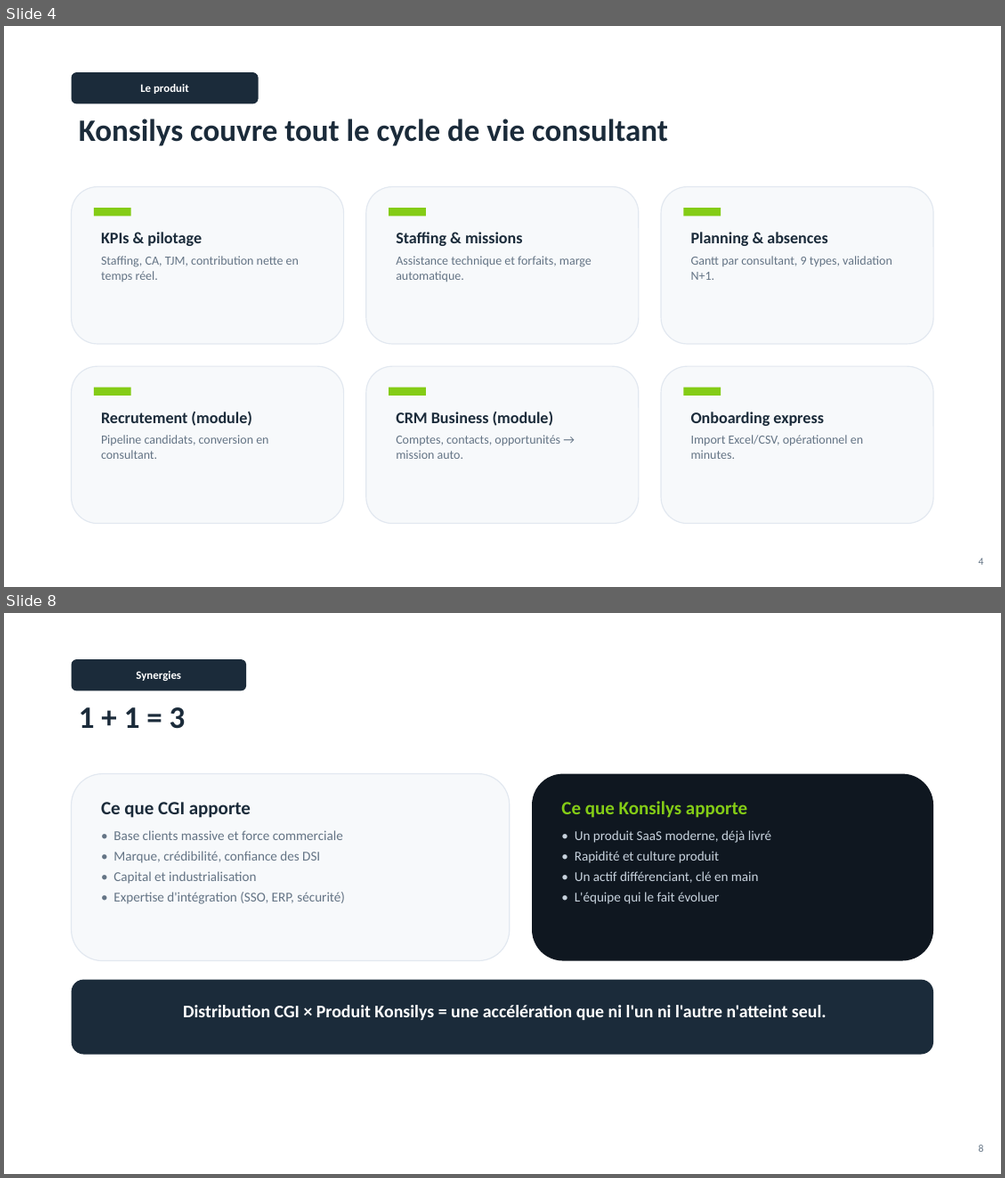
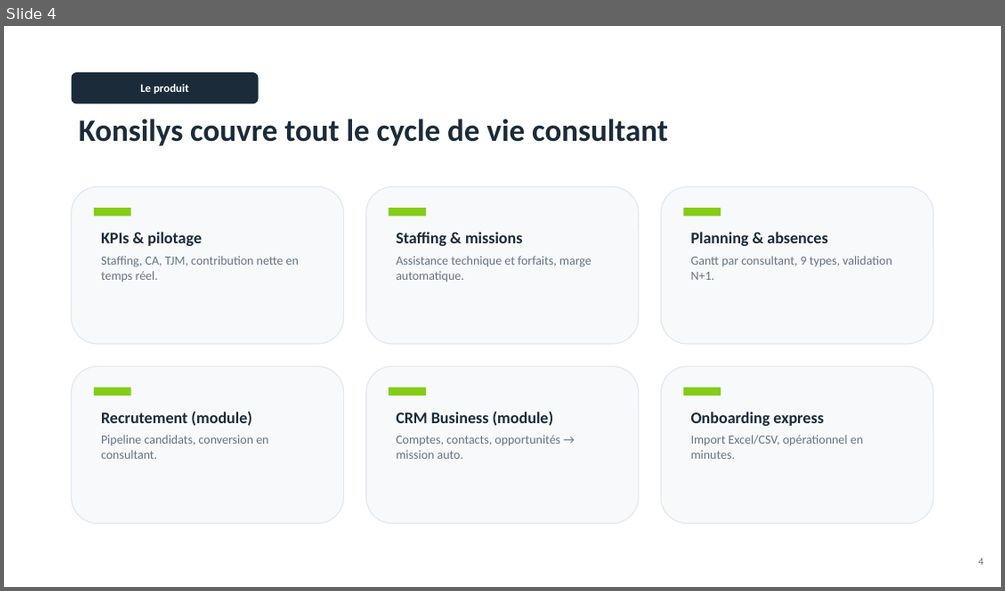
Before and after one commit to Charlesa6/esn-manager, a slide deck: deliverables/Konsilys_Pitch_CGI.pptx. Shown one above the other, each under a label of ours: slides 4 and 8 before the commit, slide 4 after it; the slides between them are not shown. The pictures are 1005x1178 and 1005x591 pixels, drawn with LibreOffice and Linux fonts; fonts in the diff are those of the drawing. Boxes give left, top, right and bottom in pixels: in the first picture for what was removed or moved away, otherwise in the second. Text is boxed around its words. In the diff, an @@ line names an element or a change of style, - is before the commit and + after.

```diff
--- a/deliverables/Konsilys_Pitch_CGI.pptx
+++ b/deliverables/Konsilys_Pitch_CGI.pptx
@@ slide 8 removed at [4, 613, 1001, 1174], background #FFFFFF @@
@@ rounded rectangle removed at [72, 659, 246, 690] @@
-Synergies
@@ text removed at [79, 707, 186, 729] @@
-1 + 1 = 3
@@ rounded rectangle removed at [72, 774, 510, 961] @@
@@ rounded rectangle removed at [532, 774, 933, 961] @@
@@ text removed at [101, 802, 345, 904] @@
-Ce que CGI apporte
-• Base clients massive et force commerciale
-• Marque, crédibilité, confiance des DSI
-• Capital et industrialisation
-• Expertise d'intégration (SSO, ERP, sécurité)
@@ text removed at [561, 801, 771, 904] @@
-Ce que Konsilys apporte
-• Un produit SaaS moderne, déjà livré
-• Rapidité et culture produit
-• Un actif différenciant, clé en main
-• L'équipe qui le fait évoluer
@@ rounded rectangle removed at [72, 980, 933, 1054] @@
@@ text removed at [183, 1005, 826, 1020] @@
-Distribution CGI × Produit Konsilys = une accélération que ni l'un ni l'autre n'atteint seul.
@@ text removed at [979, 1144, 984, 1151] @@
-8
```
Also in this commit, not shown: 10 slides changed, 3 slides added, 2 other slides removed, 5 other files.
